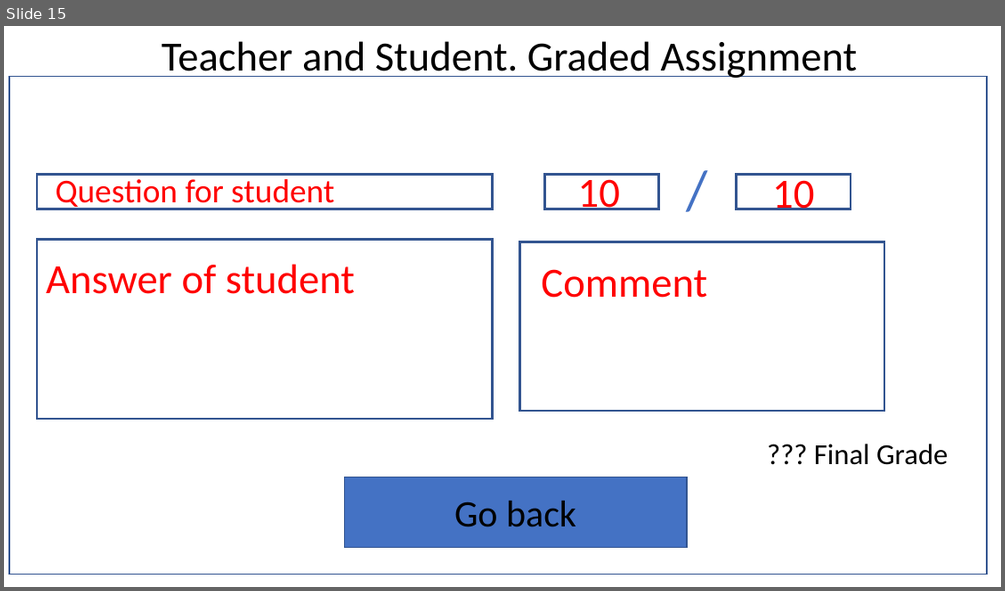
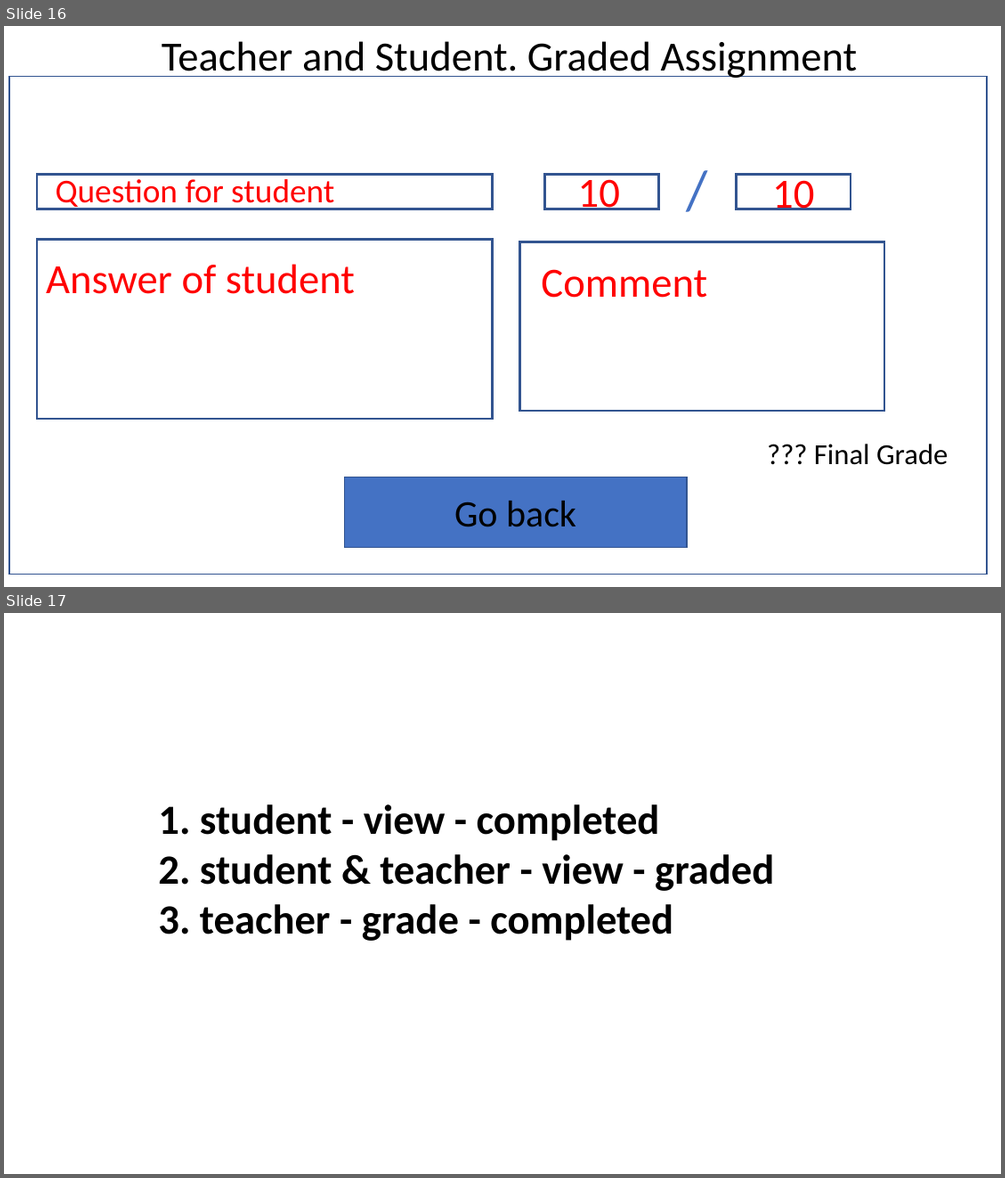
Before and after one commit to 2005Java-Nick/jose_anastasia_gautam_p2, a slide deck: msc/AMS Presentation.pptx. Shown one above the other, each under a label of ours: slide 15 before the commit, slides 16 and 17 after it. The pictures are 1005x591 and 1005x1178 pixels, drawn with LibreOffice and Linux fonts; fonts in the diff are those of the drawing. Boxes give left, top, right and bottom in pixels: in the first picture for what was removed or moved away, otherwise in the second. Text is boxed around its words. In the diff, an @@ line names an element or a change of style, - is before the commit and + after.

```diff
--- a/msc/AMS Presentation.pptx
+++ b/msc/AMS Presentation.pptx
@@ slide 17 added at (4, 613, 1001, 1174), background #FFFFFF @@
@@ text added at (158, 804, 774, 941), 40 pt, text #000000, bold @@
+1. student - view - completed
+2. student & teacher - view - graded
+3. teacher - grade - completed
@@ what was slide 15 is now slide 16 @@
```
Also in this commit, not shown: 1 slide changed, 1 other slide added, 1 other file.
